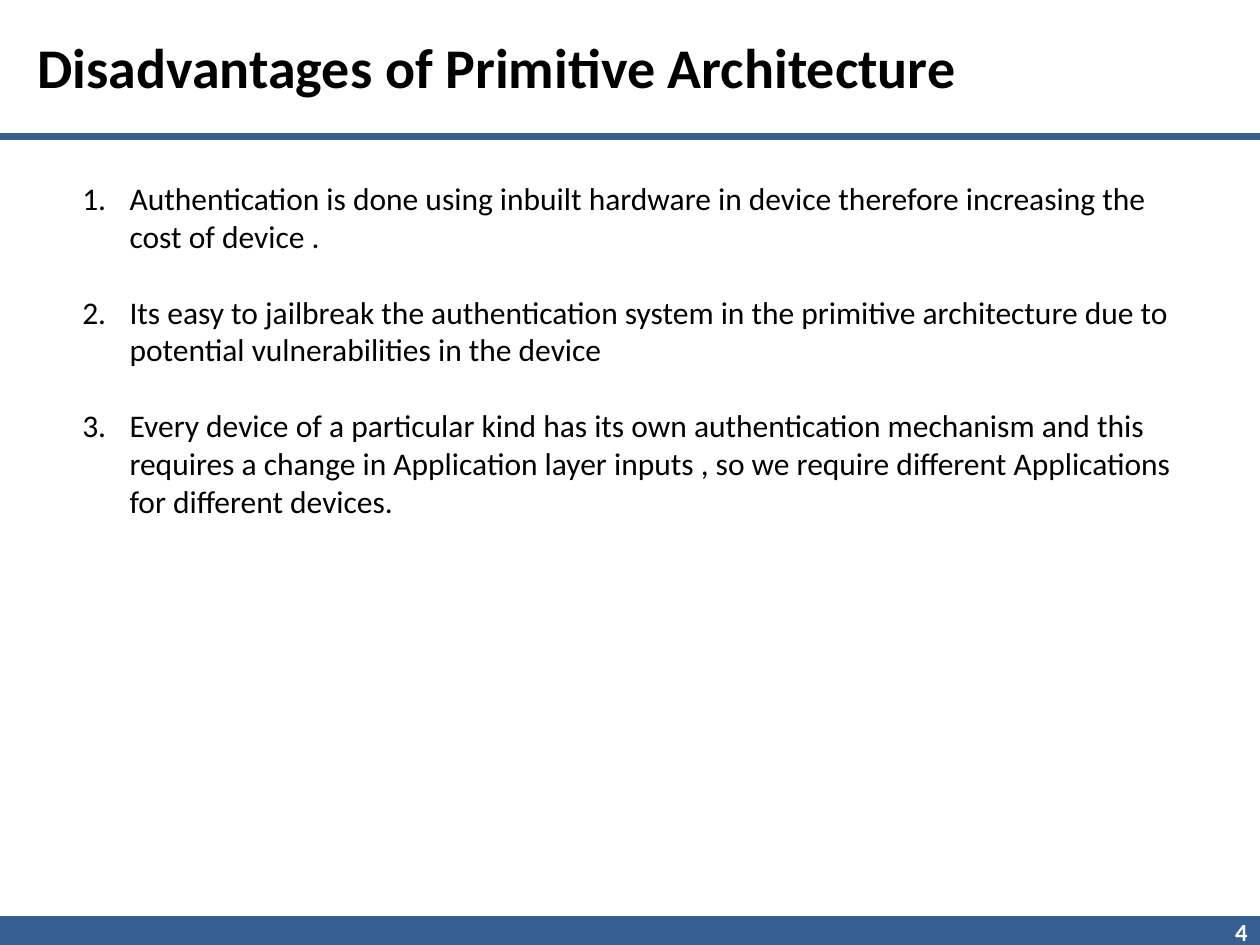
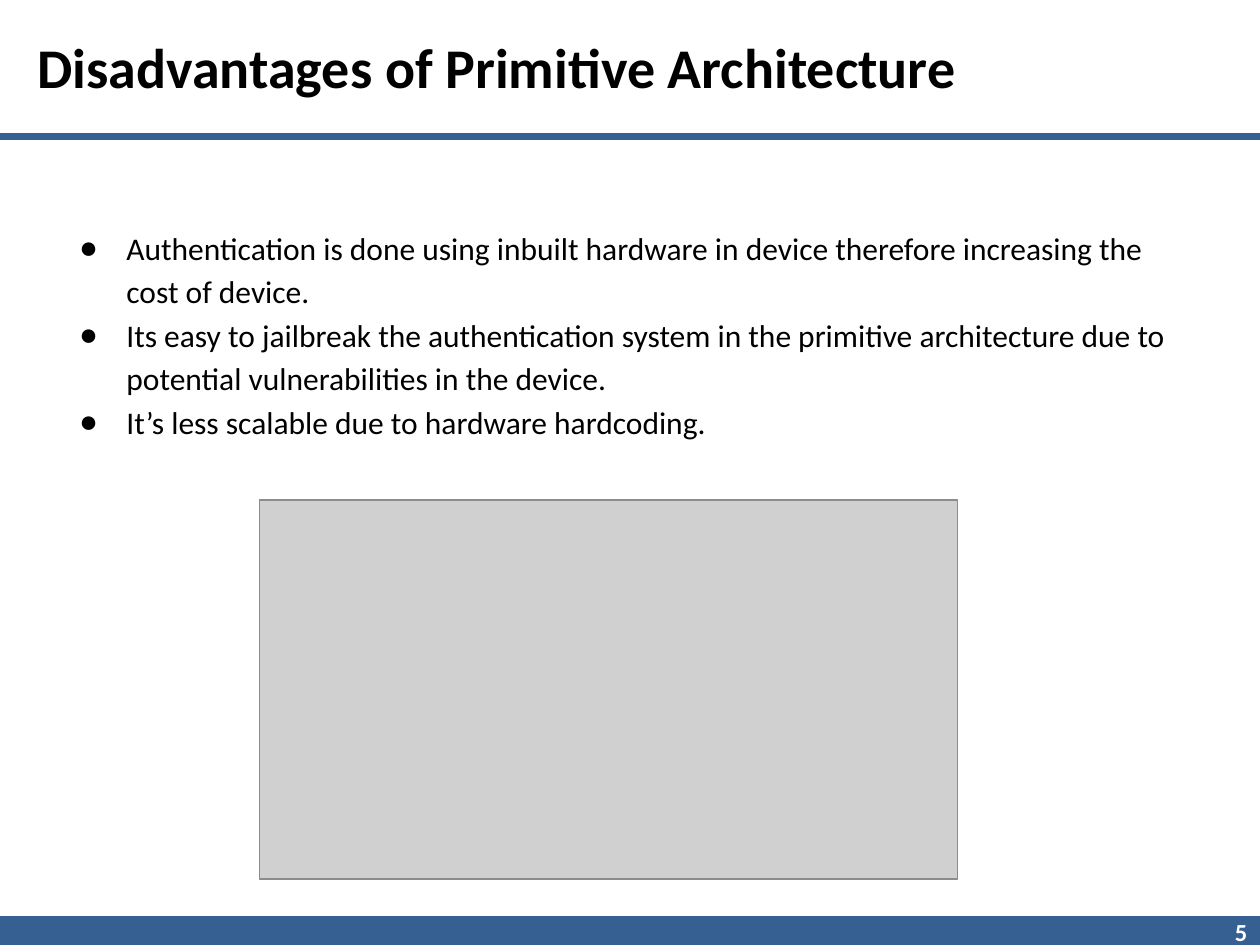
Before and after one commit to beingnoble03/block-sdn, a slide deck: slide 5 of presentation/blocksdn_ppt.pptx (slide 4 before the commit). Drawn at 1260x945 pixels with LibreOffice and Linux fonts; fonts in the diff are those of the drawing; grey boxes stand for pictures; background and template pictures are left out. Boxes give left, top, right and bottom in pixels: in the first picture for what was removed or moved away, otherwise in the second. Text is boxed around its words. In the diff, an @@ line names an element or a change of style, - is before the commit and + after.

Commit message:
doc: Update ppt

```diff
--- a/presentation/blocksdn_ppt.pptx
+++ b/presentation/blocksdn_ppt.pptx
@@ text at <box>126,238,1165,440</box>: text changed @@
-1. Authentication is done using inbuilt hardware in device therefore increasing the cost of device .
-2. Its easy to jailbreak the authentication system in the primitive architecture due to potential vulnerabilities in the device
-3. Every device of a particular kind has its own authentication mechanism and this requires a change in Application layer inputs , so we require different Applications for different devices.
+● Authentication is done using inbuilt hardware in device therefore increasing the cost of device.
+● Its easy to jailbreak the authentication system in the primitive architecture due to potential vulnerabilities in the device.
+● It’s less scalable due to hardware hardcoding.
@@ picture added at <box>260,500,958,879</box> @@
@@ page number at <box>1235,925,1247,941</box>: text changed @@
-4
+5
@@ line (0, 931) - (1260, 931): stroke #376092 17.5 pt to #366092 17.5 pt @@
```
Also in this commit, not shown: 6 other slides changed, 7 slides added, 2 slides removed.
